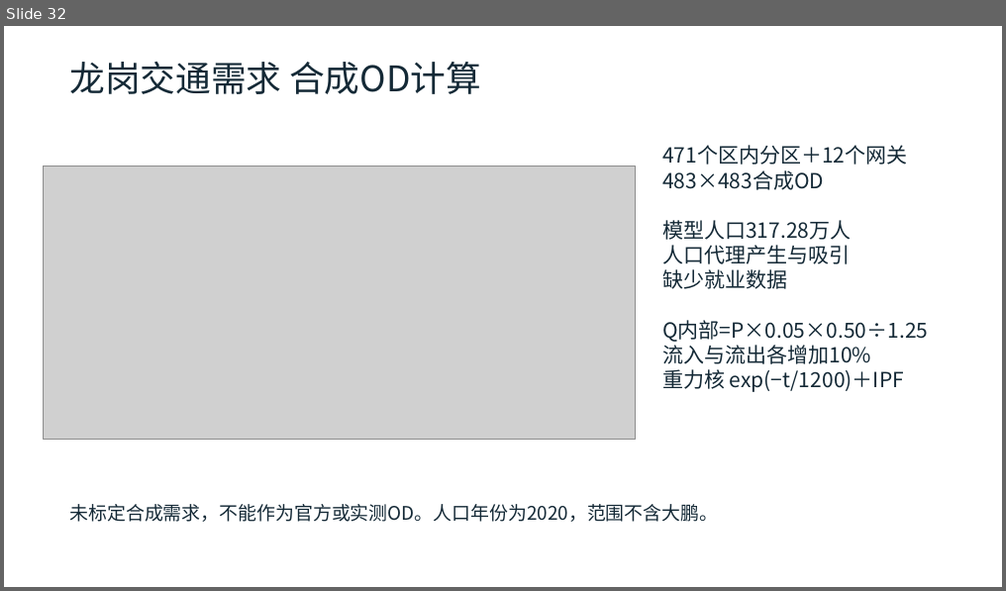
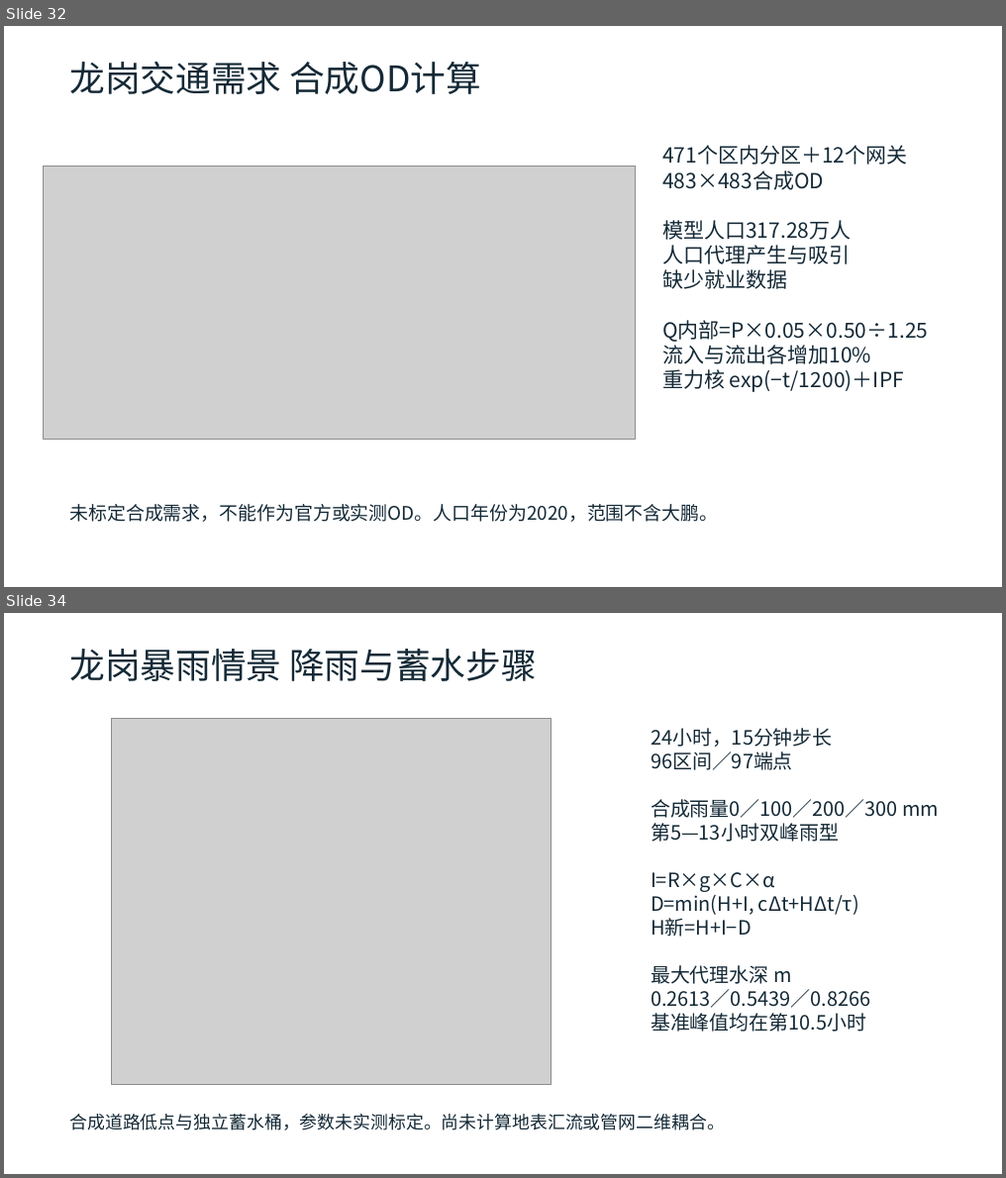
Before and after one commit to zhzhzh666/jiaotong, a slide deck: docs/deliverables/开题与阶段进展汇报.pptx. Shown one above the other, each under a label of ours: slide 32 before the commit, slides 32 and 34 after it; the slides between them are not shown. The pictures are 1006x591 and 1006x1178 pixels, drawn with LibreOffice and Linux fonts; fonts in the diff are those of the drawing; grey boxes stand for pictures. Boxes give left, top, right and bottom in pixels: in the first picture for what was removed or moved away, otherwise in the second. Text is boxed around its words. In the diff, an @@ line names an element or a change of style, - is before the commit and + after.

```diff
--- a/docs/deliverables/开题与阶段进展汇报.pptx
+++ b/docs/deliverables/开题与阶段进展汇报.pptx
@@ slide 34 added at (4, 613, 1002, 1174), background #FFFFFF @@
@@ text added at (69, 649, 537, 681), 34 pt, text #142936 @@
+龙岗暴雨情景 降雨与蓄水步骤
@@ picture added at (112, 719, 552, 1085) @@
@@ text added at (650, 728, 939, 1032), 19 pt, text #142936 @@
+24小时，15分钟步长
+96区间／97端点
+合成雨量0／100／200／300 mm
+第5—13小时双峰雨型
+I=R×g×C×α
+D=min(H+I, cΔt+HΔt/τ)
+H新=H+I−D
+最大代理水深 m
+0.2613／0.5439／0.8266
+基准峰值均在第10.5小时
@@ text added at (69, 1114, 725, 1131), 17 pt, text #142936 @@
+合成道路低点与独立蓄水桶，参数未实测标定。尚未计算地表汇流或管网二维耦合。
```
Also in this commit, not shown: 9 slides changed, 3 other slides added, 19 other files.
